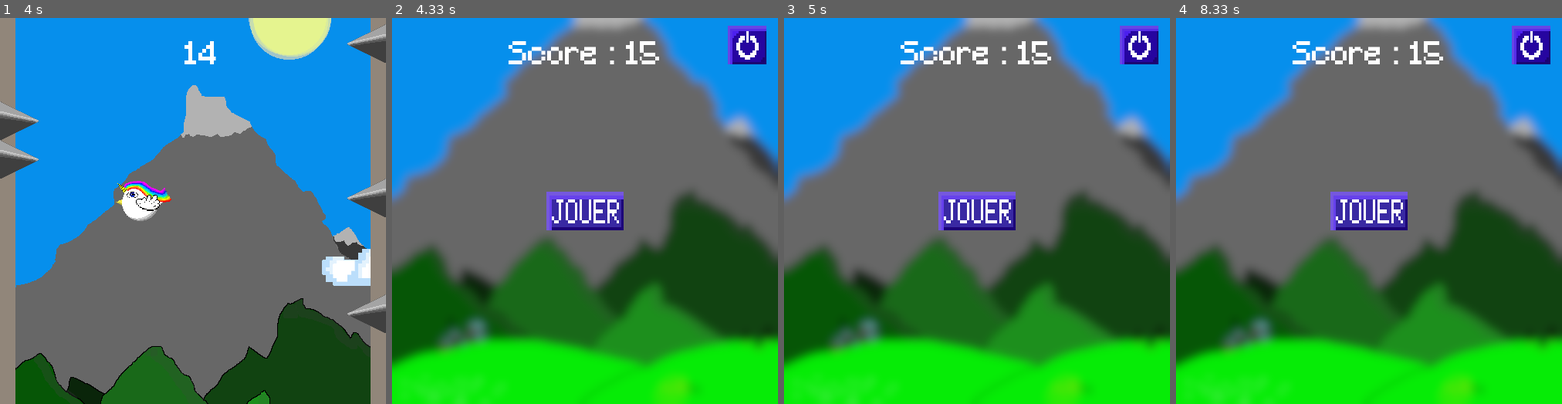
Above: before the commit, frames 1-4 (left to right).
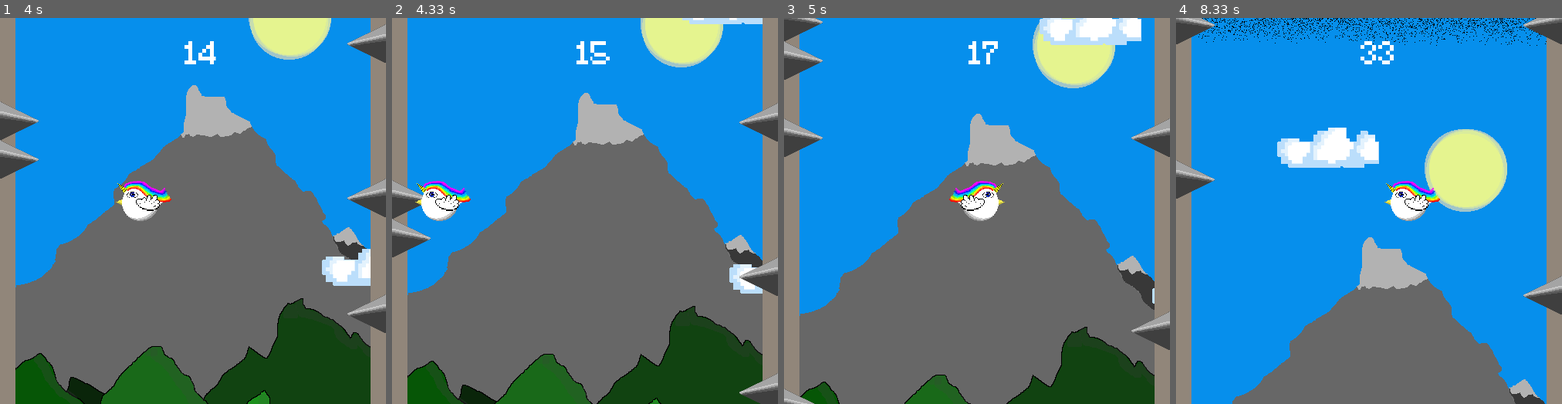
Above: after the commit, the same moments.

Repository: Wissi00/Projet-CMI
Game: pygame game, started from Main.py
Two runs of this game, one before a commit and one after it. Both use one fixed random seed, a clock stepped at 60 frames per second and the inputs below.
Inputs (mouse positions are in pixels of both pictures, inside the frame that each line leads up to):
- Up to frame 1 (4 s): click (193, 211) at 0.38 s; tap Space at 0.67, 1.07, 1.37, 1.57, 1.9, 2.2, 2.4, 2.7, 2.97, 3.3, 3.6, 3.73 s
- Up to frame 2 (4.33 s): tap Space at 4.13 s
- Up to frame 3 (5 s): tap Space at 4.43, 4.8 s
- Up to frame 4 (8.33 s): tap Space at 5.2, 5.5, 5.7, 6, 6.2, 6.53, 6.83, 7.03, 7.33, 7.6, 7.93, 8.23 s

Frame 1 is identical in both runs. In frame 2, 78% of the frame differs, in the area x 0-100%, y 0-100%; in frame 3, 83%; in frame 4, 88%.

Commit message:
ajout du vaisseau spatiale

Diff:
--- a/Game.py
+++ b/Game.py
@@ -16,6 +16,7 @@
     Player1=oiseau(oiseauImg,250,250,mur1,mur2)
     nuage1x=200
     nuage2x=600
+    spaceShipx=510
 
 
     #Initialisation des murs
@@ -38,6 +39,8 @@
         scroll=-1500+hauteur/10
         nuage1Scroll=150+hauteur/10
         nuage2Scroll=-200+hauteur/10
+        spaceShipScroll=-1000+hauteur/10
+
         #RÉINITIALISATION DES PICS, GÉNÉRATION DE NOUVEAUX PICS
         if yPremierMurFramePrecedente > mursDroit[0].y:
             mursDroit[0].picsPositions = generationPiquesPosition(hauteur=hauteur)
@@ -96,7 +99,7 @@
                         if inTriangle(murGauche.pics[iterateurPic].A,murGauche.pics[iterateurPic].B,murGauche.pics[iterateurPic].C, point)==True:
                             print(point)
                             print(Player1.x,Player1.y)
-                            MenuLost(hauteur)
+                            #MenuLost(hauteur)
                     #INCREMENTER L'ITERATEUR
                     iterateurPic += 1
         for murDroit in mursDroit:
@@ -112,7 +115,7 @@
                         if inTriangle(murDroit.pics[iterateurPic].A,murDroit.pics[iterateurPic].B,murDroit.pics[iterateurPic].C, point)==True:
                             print(point)
                             print(Player1.x,Player1.y)
-                            MenuLost(hauteur)
+                            #MenuLost(hauteur)
                     #INCREMENTER L'ITERATEUR
                     iterateurPic += 1
         if Player1.y>taille[1]:
@@ -125,6 +128,9 @@
         screen.blit(Fond,(0,scroll))
         screen.blit(nuageImg,(nuage1x,nuage1Scroll))
         screen.blit(nuageImg,(nuage2x,nuage2Scroll))
+        if hauteur>10000:
+            screen.blit(spaceShipImg,(spaceShipx,spaceShipScroll))
+            spaceShipx-=1
         nuage1x+=1
         nuage2x-=1
         mur1.draw()
--- a/Variables.py
+++ b/Variables.py
@@ -12,7 +12,6 @@
 Fond=pygame.image.load("sprites/Fond.png")
 Fond2=pygame.image.load("sprites/FondFlou.png")
 FondWin=pygame.image.load("sprites/FondWin.png")
-nuageImg=pygame.image.load("sprites/nuage.png")
 #Sprites
 
 placeHolder=pygame.image.load("sprites/placeHolder.png")
@@ -20,6 +19,10 @@
 oiseauImg=pygame.image.load("sprites/oiseau.png")
 oiseauImg = pygame.transform.scale(oiseauImg, (80, 80))
 icon = pygame.image.load("sprites/oiseau.png")
+nuageImg=pygame.image.load("sprites/nuage.png")
+spaceShipImg=pygame.image.load("sprites/SpaceShip.png")
+spaceShipImg = pygame.transform.scale(spaceShipImg, (100, 120))
+spaceShipImg = pygame.transform.rotate(spaceShipImg, 90)
 
 #Boutons
 Jouer=pygame.image.load("sprites/Jouer.png")
Binary file added: sprites/SpaceShip.png
Not shown, changed: .DS_Store
